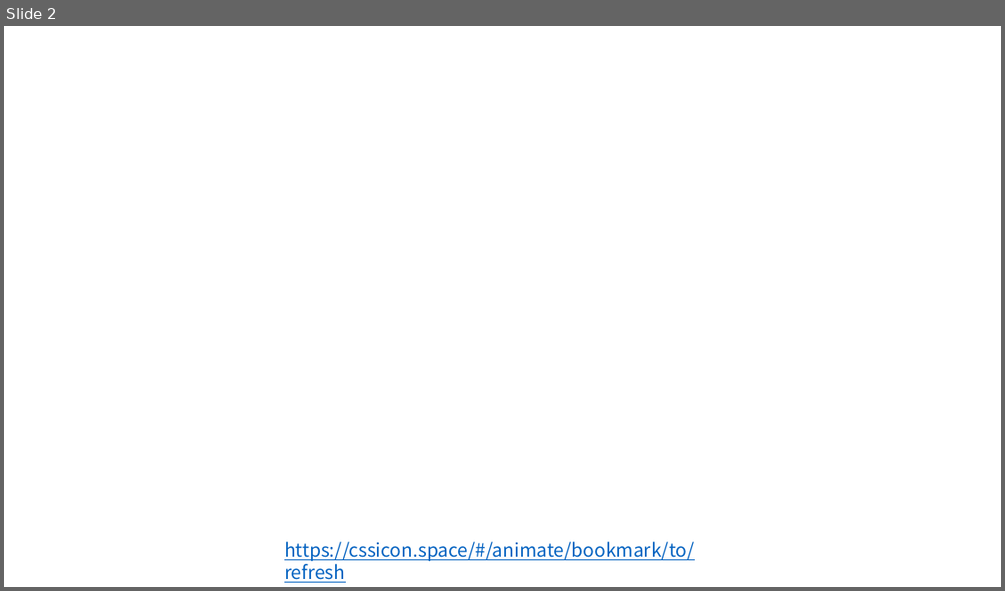
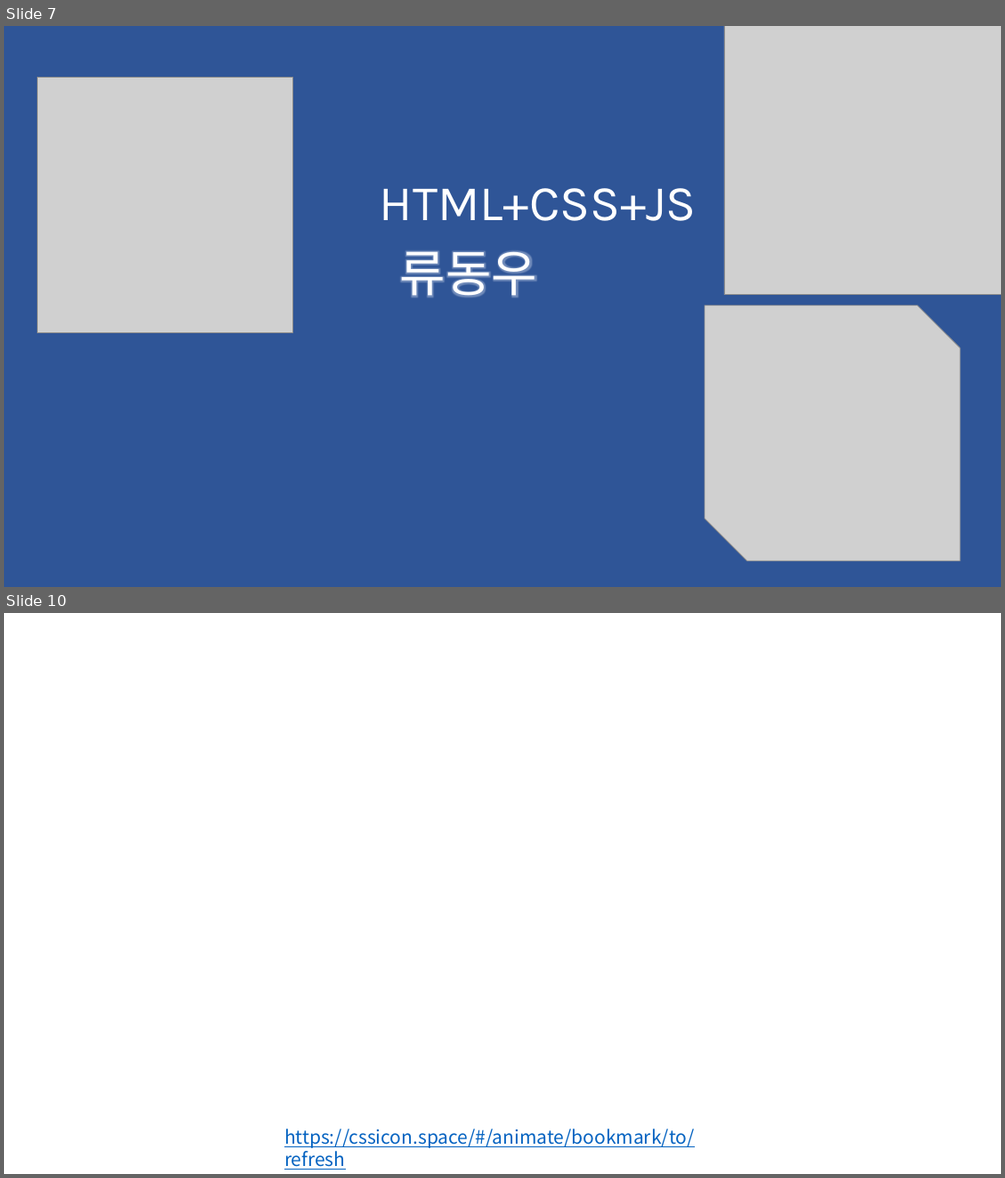
Before and after one commit to jjub0217/ediya3, a slide deck: 윤유비_발표자료.pptx. Shown one above the other, each under a label of ours: slide 2 before the commit, slides 7 and 10 after it; the slides between them are not shown. The pictures are 1005x591 and 1005x1178 pixels, drawn with LibreOffice and Linux fonts; fonts in the diff are those of the drawing; grey boxes stand for pictures; background and template pictures are left out. Boxes give left, top, right and bottom in pixels: in the first picture for what was removed or moved away, otherwise in the second. Text is boxed around its words. In the diff, an @@ line names an element or a change of style, - is before the commit and + after.

```diff
--- a/윤유비_발표자료.pptx
+++ b/윤유비_발표자료.pptx
@@ slide 7 added at (4, 26, 1001, 587), background #FFFFFF @@
@@ rectangle added at (4, 26, 1001, 587), fill #2F5597 @@
@@ picture added at (724, 26, 1001, 295) @@
@@ picture added at (37, 77, 292, 332) @@
@@ text added at (380, 188, 696, 221), 48 pt, text #FFFFFF @@
+HTML+CSS+JS
@@ text added at (400, 251, 537, 297), 48 pt, text #FFFFFF @@
+류동우
@@ picture added at (704, 305, 961, 562) @@
@@ what was slide 2 is now slide 10 @@
```
Also in this commit, not shown: 1 slide changed, 7 other slides added, 1 other file.
